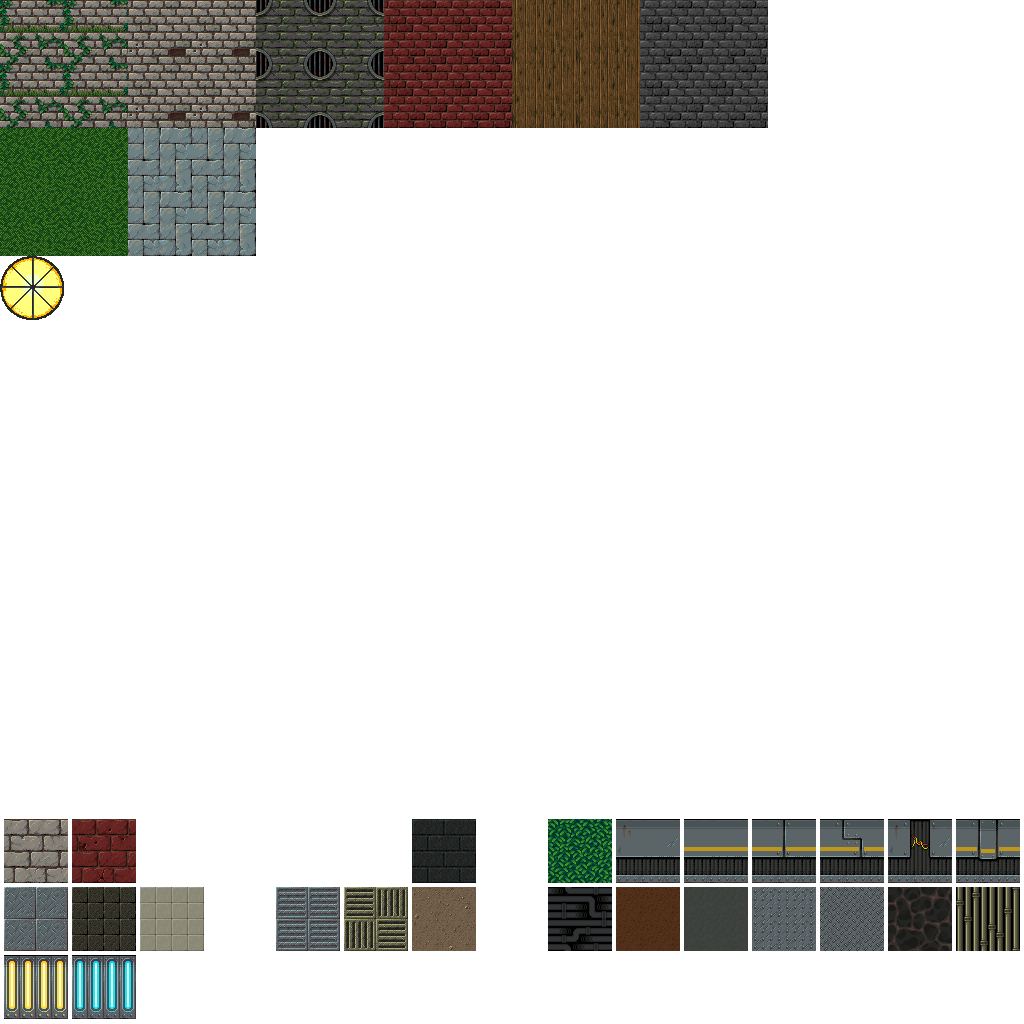
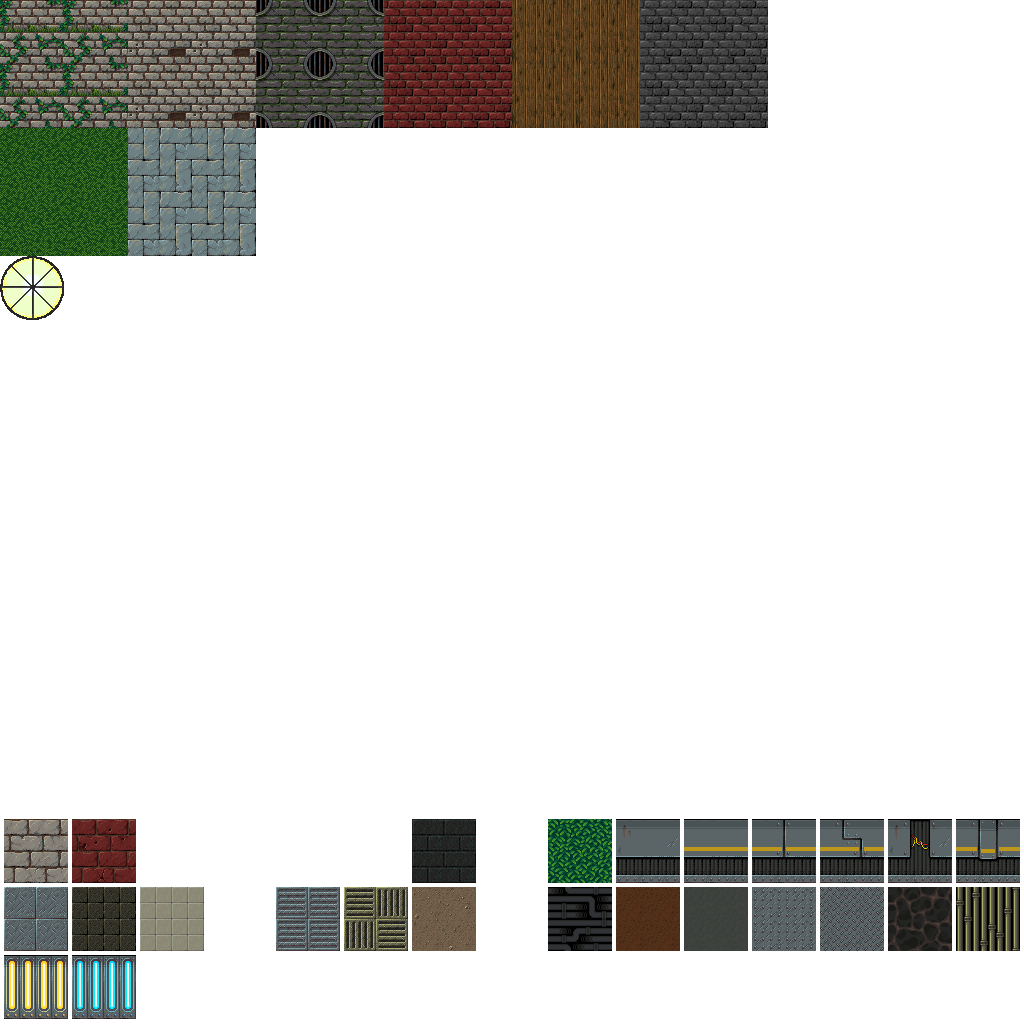
Two versions of the same layered image (1024 x 1024). Layer-by-layer changes:
painted on "Paint Layer 2 (pasted)" over 2, 258, 62, 318
